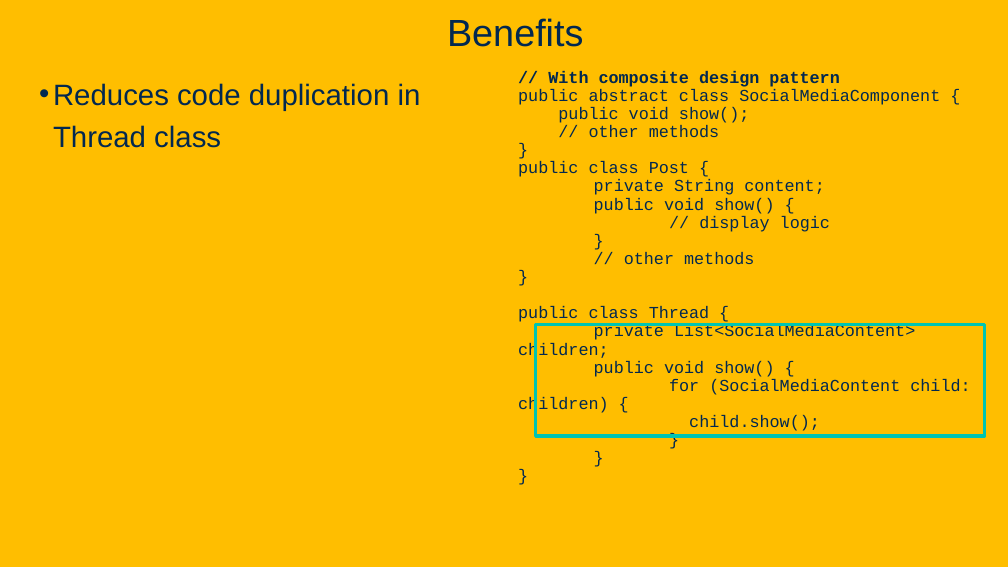
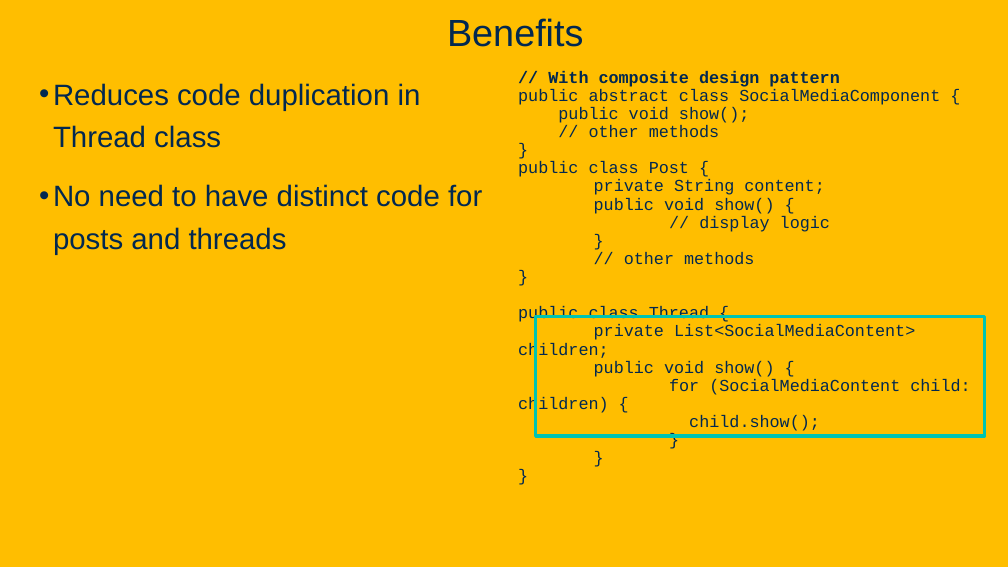
Before and after one commit to davsec-teaching/ecs160-f25, a slide deck: slide 52 of slides/8_design_patterns.pptx. Drawn at 1008x567 pixels with LibreOffice and Linux fonts; fonts in the diff are those of the drawing; background and template pictures are left out. Boxes give left, top, right and bottom in pixels: in the first picture for what was removed or moved away, otherwise in the second. Text is boxed around its words. In the diff, an @@ line names an element or a change of style, - is before the commit and + after.

```diff
--- a/slides/8_design_patterns.pptx
+++ b/slides/8_design_patterns.pptx
@@ text at (53,184,482,254): paragraph added @@
+• No need to have distinct code for posts and threads
@@ rectangle: place and size @@
-rectangle at (536,325,985,436)
+rectangle at (536,317,985,436)
```
Also in this commit, not shown: 9 other slides changed, 1 slide removed.
